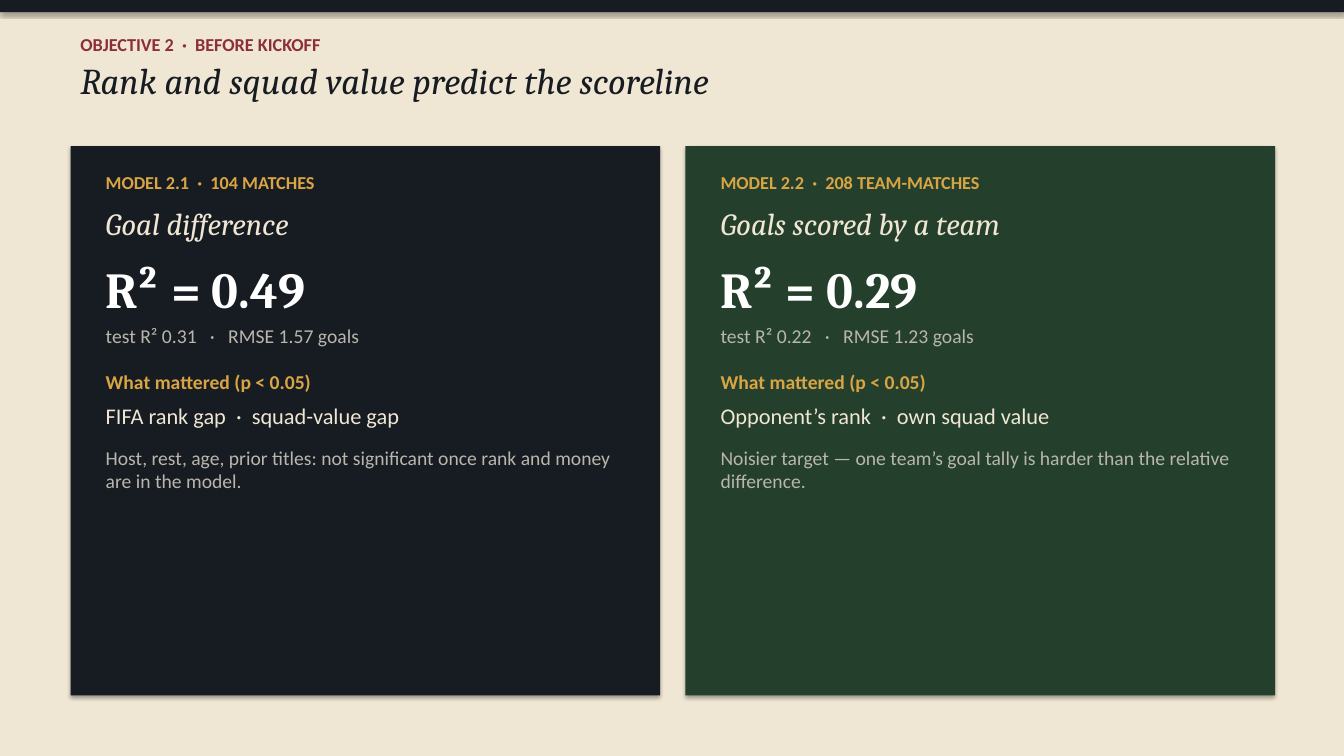
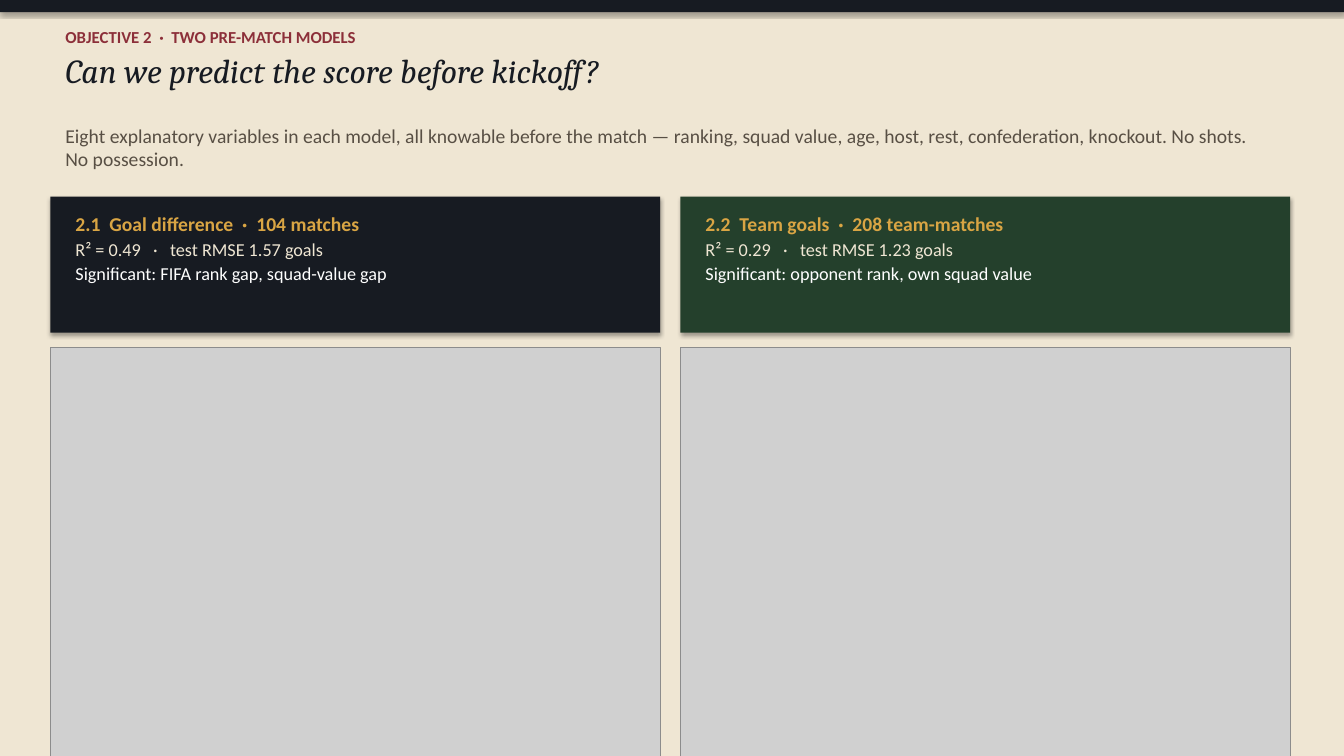
Before and after one commit to BhuprajTmg/data-project, a slide deck: slide 7 of WC2026_3min.pptx (slide 5 before the commit). Drawn at 1344x756 pixels with LibreOffice and Linux fonts; fonts in the diff are those of the drawing; grey boxes stand for pictures. Boxes give left, top, right and bottom in pixels: in the first picture for what was removed or moved away, otherwise in the second. Text is boxed around its words. In the diff, an @@ line names an element or a change of style, - is before the commit and + after.

```diff
--- a/WC2026_3min.pptx
+++ b/WC2026_3min.pptx
@@ text at [65,32,598,91]: text changed; size 26 to 24 pt @@
-OBJECTIVE 2 · BEFORE KICKOFF
-Rank and squad value predict the scoreline
+OBJECTIVE 2 · TWO PRE-MATCH MODELS
+Can we predict the score before kickoff?
@@ text added at [65,129,1247,169], 14 pt, text #584F44 @@
+Eight explanatory variables in each model, all knowable before the match — ranking, squad value, age, host, rest, confederation, knockout. No shots. No possession.
@@ rectangle: place and size @@
-rectangle at [71,146,660,696]
+rectangle at [50,197,660,333]
@@ rectangle: place and size @@
-rectangle at [686,146,1275,696]
+rectangle at [681,197,1291,333]
@@ text at [75,217,386,283]: text changed; size 14 to 13 pt; text colour #B9B6AC to #FFFFFF @@
-MODEL 2.1 · 104 MATCHES
-Goal difference
-R² = 0.49
-test R² 0.31 · RMSE 1.57 goals
-What mattered (p < 0.05)
-FIFA rank gap · squad-value gap
-Host, rest, age, prior titles: not significant once rank and money are in the model.
+2.1 Goal difference · 104 matches
+R² = 0.49 · test RMSE 1.57 goals
+Significant: FIFA rank gap, squad-value gap
@@ text at [705,217,1032,283]: text changed; size 14 to 13 pt; text colour #B9B6AC to #FFFFFF @@
-MODEL 2.2 · 208 TEAM-MATCHES
-Goals scored by a team
-R² = 0.29
-test R² 0.22 · RMSE 1.23 goals
-What mattered (p < 0.05)
-Opponent’s rank · own squad value
-Noisier target — one team’s goal tally is harder than the relative difference.
+2.2 Team goals · 208 team-matches
+R² = 0.29 · test RMSE 1.23 goals
+Significant: opponent rank, own squad value
@@ picture added at [50,348,660,756] @@
@@ picture added at [681,348,1291,756] @@
```
Also in this commit, not shown: 2 other slides changed, 5 slides added, 3 slides removed, 2 other files.
